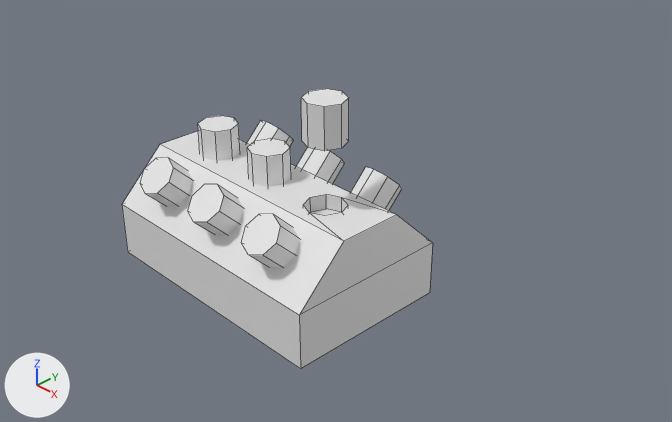
Two versions of the Blender file Assets/shotgunref.blend, one commit apart.
Both versions are drawn from a 50 mm camera at (9.94, -8.19, 6.91) aimed at (0.61, 0.83, -0.27). Lighting does not change. The marker at lower left points along +X, +Y and +Z. Mesh edges are drawn as thin lines.

In view in the first picture: 'Main', 'Shell_Left_0', 'Shell_Left_1', 'Shell_Left_2', 'Shell_Right_0', 'Shell_Right_1', 'Shell_Right_2', 'Shell_Top_0', 'Shell_Top_1', 'Shell_Top_2'.
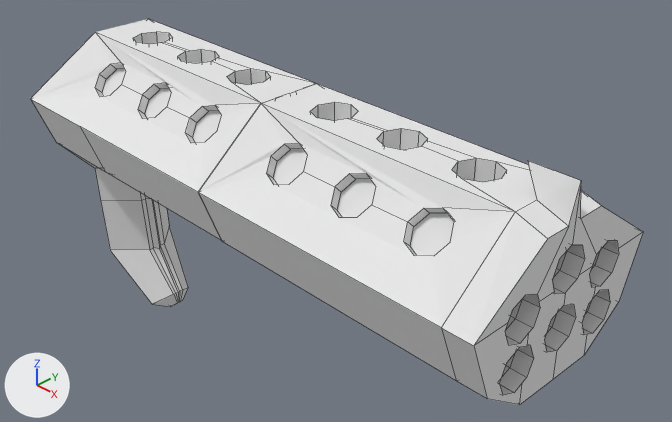
The change, as a list of edits to the scene's bpy script:
```text
Change me_cube:
    used by ob_main; location = (0.0, 0.0, 0.0); scale = (2.17, 0.641, 0.407)
    remove me_cube.from_pydata(...)  # 28 vertices, 20 faces; spans x -1.0..1.0, y -2.13..2.13, z -3.25..1.0
    add me_cube.from_pydata(...)  # 638 vertices, 445 faces; spans x -3.56..1.2, y -2.66..2.85, z -11.97..2.26
    me_cube part 1: a new loose piece of 278 vertices spanning x -3.56..-1.0, y -2.66..2.85, z -11.97..1.39, in mat_material (its picture is missing)
    me_cube part 2: 6 vertices moved from x 0.47..0.73, y -0.51..0.51, z 1.0 to x 0.47..0.73, y -0.51..0.51, z 1.39; 10 vertices removed from x -1.0..1.0, y -2.13..2.13, z -1.0..1.0; 342 vertices added at x -1.28..1.2, y -2.66..2.65, z -4.46..2.26
Change ob_main:
    ob_main.location: (0.0, 0.0, 0.0) -> (2.69, 0.0, 1.37)
Remove ob_shell_top_1:
    ob_shell_top_1 = bpy.data.objects.new('Shell_Top_1', me_cylinder)
    ob_shell_top_1.location = (0.0, 0.0, 0.58)
    ob_shell_top_1.scale = (0.328, 0.328, 0.328)
Remove ob_shell_top_0:
    ob_shell_top_0 = bpy.data.objects.new('Shell_Top_0', me_cylinder_001)
    ob_shell_top_0.location = (1.25, 0.0, 1.76)
    ob_shell_top_0.scale = (0.328, 0.328, 0.328)
Remove ob_shell_top_2:
    ob_shell_top_2 = bpy.data.objects.new('Shell_Top_2', me_cylinder_002)
    ob_shell_top_2.location = (-1.25, 0.0, 0.58)
    ob_shell_top_2.scale = (0.328, 0.328, 0.328)
Remove ob_shell_right_1:
    ob_shell_right_1 = bpy.data.objects.new('Shell_Right_1', me_cylinder_003)
    ob_shell_right_1.location = (0.0, 1.0, 0.18)
    ob_shell_right_1.rotation_euler = (-0.786, 0.0, 0.0)  # degrees (-45, 0, 0)
    ob_shell_right_1.scale = (0.328, 0.328, 0.328)
Remove ob_shell_right_0:
    ob_shell_right_0 = bpy.data.objects.new('Shell_Right_0', me_cylinder_004)
    ob_shell_right_0.location = (1.25, 1.0, 0.18)
    ob_shell_right_0.rotation_euler = (-0.786, 0.0, 0.0)  # degrees (-45, 0, 0)
    ob_shell_right_0.scale = (0.328, 0.328, 0.328)
Remove ob_shell_right_2:
    ob_shell_right_2 = bpy.data.objects.new('Shell_Right_2', me_cylinder_005)
    ob_shell_right_2.location = (-1.25, 1.0, 0.18)
    ob_shell_right_2.rotation_euler = (-0.786, 0.0, 0.0)  # degrees (-45, 0, 0)
    ob_shell_right_2.scale = (0.328, 0.328, 0.328)
Remove ob_shell_left_1:
    ob_shell_left_1 = bpy.data.objects.new('Shell_Left_1', me_cylinder_006)
    ob_shell_left_1.location = (0.0, -1.0, 0.18)
    ob_shell_left_1.rotation_euler = (0.786, 0.0, 0.0)  # degrees (45, 0, 0)
    ob_shell_left_1.scale = (0.328, 0.328, 0.328)
Change ob_shell_left_0:
    add ob_shell_left_0.hide_set(True)
Remove ob_shell_left_2:
    ob_shell_left_2 = bpy.data.objects.new('Shell_Left_2', me_cylinder_008)
    ob_shell_left_2.location = (-1.25, -1.0, 0.18)
    ob_shell_left_2.rotation_euler = (0.786, 0.0, 0.0)  # degrees (45, 0, 0)
    ob_shell_left_2.scale = (0.328, 0.328, 0.328)
```

Pixel boxes [x1, y1, x2, y2] of what changed, in the pictures (672 x 422 px):
'Main', reshaped, moved (97% wider, 62% taller)
    before: [122, 131, 432, 369]
    after: [31, 19, 643, 405]
'Shell_Top_0', deleted
    before: [301, 89, 349, 151]
'Shell_Left_0', hidden
    before: [241, 214, 300, 267]
'Shell_Left_1', deleted
    before: [188, 184, 243, 235]
'Shell_Top_1', deleted
    before: [247, 138, 291, 187]
'Shell_Left_2', deleted
    before: [140, 157, 193, 206]
'Shell_Top_2', deleted
    before: [198, 116, 240, 161]
'Shell_Right_0', deleted
    before: [351, 167, 402, 211]
'Shell_Right_1', deleted
    before: [296, 147, 345, 184]
'Shell_Right_2', deleted
    before: [247, 120, 294, 147]
part 1 of me_cube, added
    after: [31, 19, 316, 307]
part 2 of me_cube, built on
    before: [122, 131, 432, 369]
    after: [198, 84, 643, 405]
